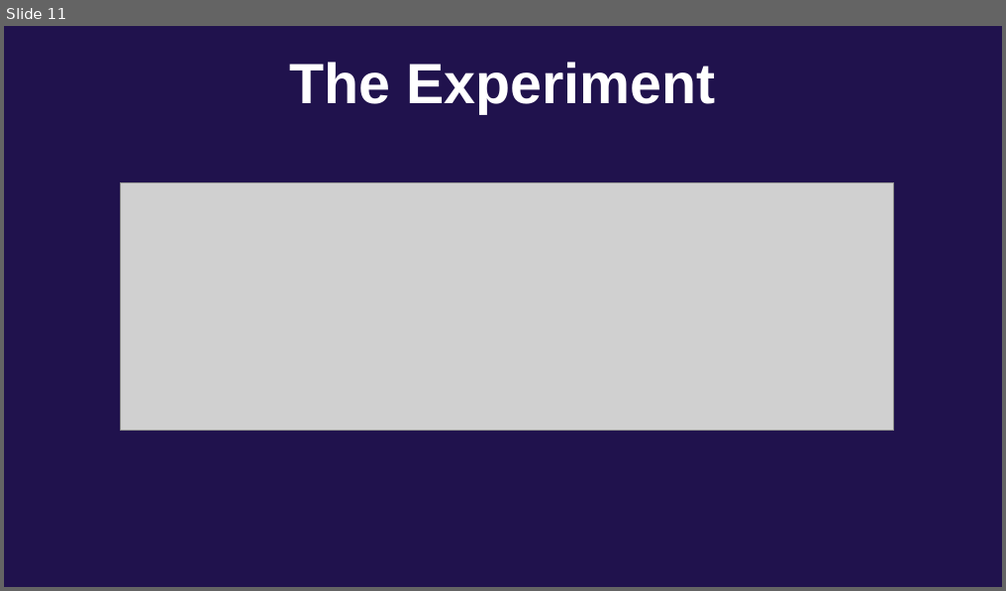
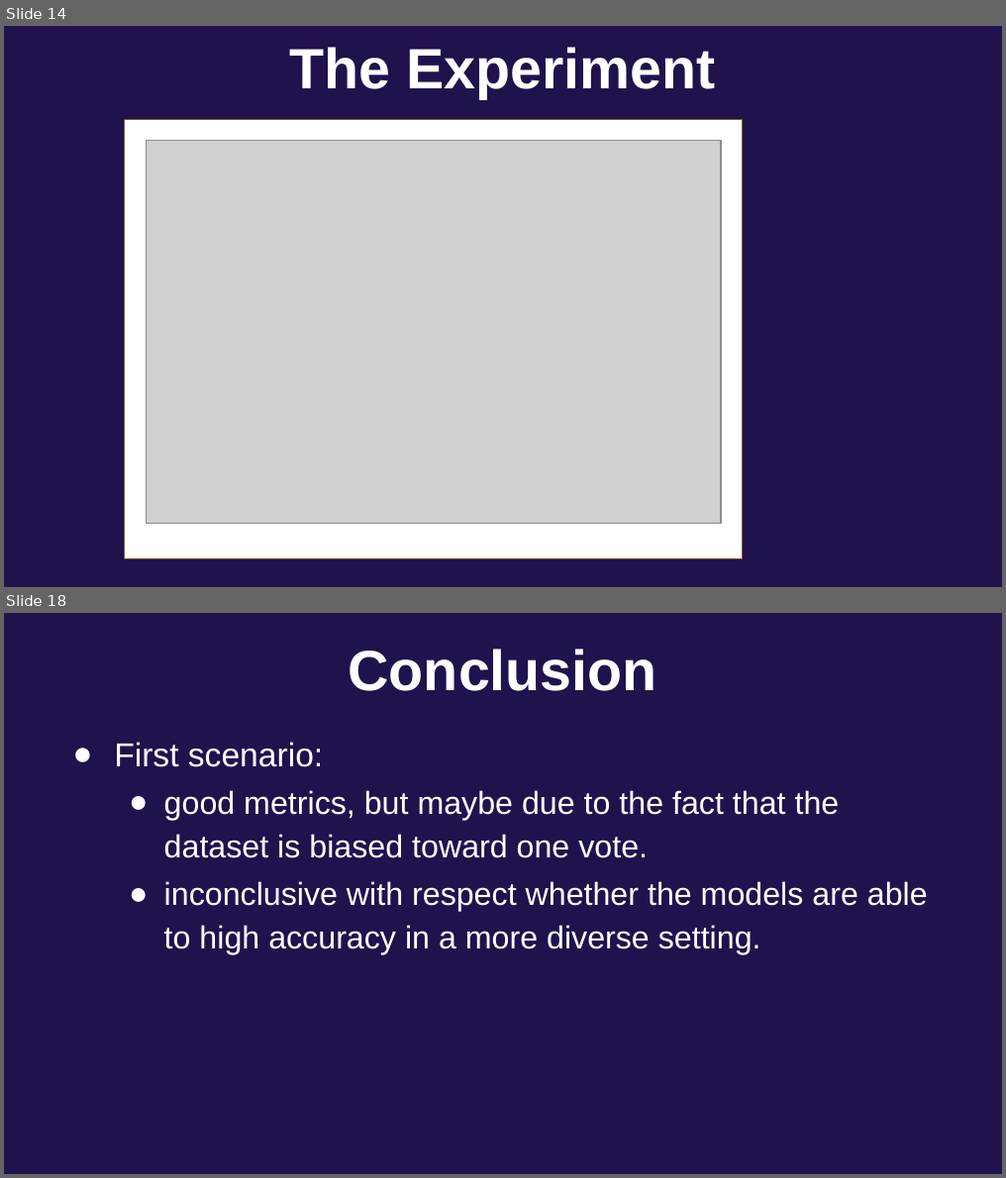
Before and after one commit to masdeval/seeclickfix, a slide deck: article/Predicting the urgency of urban issues.pptx. Shown one above the other, each under a label of ours: slide 11 before the commit, slides 14 and 18 after it; the slides between them are not shown. The pictures are 1006x591 and 1006x1178 pixels, drawn with LibreOffice and Linux fonts; fonts in the diff are those of the drawing; grey boxes stand for pictures; background and template pictures are left out. Boxes give left, top, right and bottom in pixels: in the first picture for what was removed or moved away, otherwise in the second. Text is boxed around its words. In the diff, an @@ line names an element or a change of style, - is before the commit and + after.

```diff
--- a/article/Predicting the urgency of urban issues.pptx
+++ b/article/Predicting the urgency of urban issues.pptx
@@ slide 18 added at (4, 613, 1002, 1174), background picture (left out) @@
@@ text added at (349, 649, 657, 691), 41 pt, text #FFFFFF, bold @@
+Conclusion
@@ text added at (114, 742, 928, 956), 23 pt, text #FFFFFF @@
+● First scenario:
+  ● good metrics, but maybe due to the fact that the dataset is biased toward one vote.
+  ● inconclusive with respect whether the models are able to high accuracy in a more diverse setting.
@@ what was slide 11 is now slide 14 @@
@@ slide 14 changed as well @@
@@ text "The Experiment": place and size @@
-text "The Experiment" at (290, 62, 715, 114)
+text "The Experiment" at (289, 47, 715, 99)
@@ rectangle added at (125, 120, 743, 559), fill #FFFFFF, outline #895D1D 0.74 pt @@
@@ picture: place and size @@
-picture at (121, 182, 894, 430)
+picture at (146, 141, 721, 524)
```
Also in this commit, not shown: 6 other slides changed, 9 other slides added, 2 slides removed, 5 other files.
